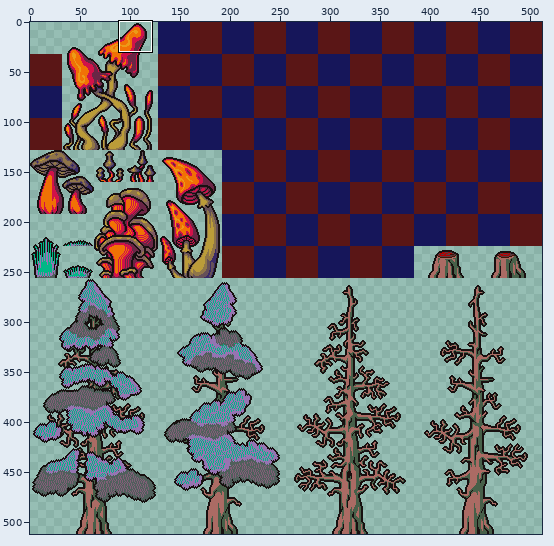
Sprite sheet, stored at ENTROPY/Graphics/Tilesets/Wilderness2.png. The first picture is a wide view before the edit; the outline marks the close-up.
Close-up. The starting point:
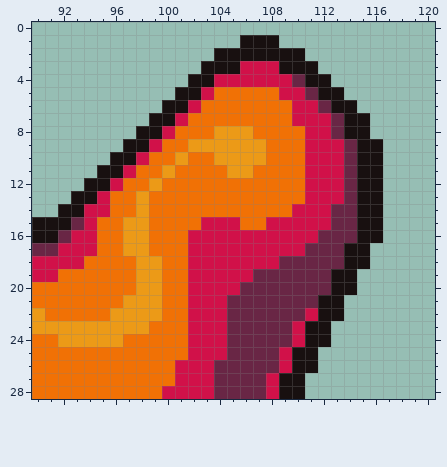
The file is 512x512 pixels. Shown: x 90..120, y 0..28. The commit also changed other parts of the picture, which this record leaves out.
The result:
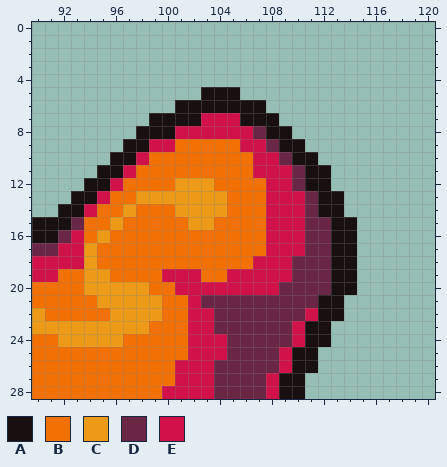
Palette (. is transparent): A #181010  B #f17105  C #ec9a17  D #692645  E #d11149
Edits made:
Colour B gives way to colour A in row 5 at x 104 to 105; in row 6 at x 103 to 107; in row 7 at x 102 and 106 to 108; in row 8 at x 108 to 109; in row 9 at x 109 to 110; in row 10 at x 110.
Colour D gives way to colour A in row 14 at x 113; in rows 15 to 16 at x 113 to 114; in rows 17 to 18 at x 113.
Colour E gives way to colour A in row 5 at x 103; in row 6 at x 102; in row 7 at x 101; in row 8 at x 100; in row 10 at x 111; in rows 11 to 12 at x 111 to 112.
Colour E gives way to colour A in row 13 at x 112 to 113; in row 14 at x 112.
Colour C gives way to colour B in row 9 at x 102 to 105; in row 10 at x 101 and 104 to 106; in row 11 at x 100 and 105 to 106; in row 12 at x 99; in row 14 at x 98; in rows 15 to 17 at x 97 to 98.
Colour C gives way to colour B in rows 18 to 19 at x 98 to 99; in row 20 at x 99.
Colour E gives way to colour B in row 14 at x 95; in row 15 at x 94 and 104 to 105; in row 16 at x 94 and 102 to 107; in row 17 at x 102 to 107; in row 18 at x 102 to 106; in row 19 at x 103 to 104.
Colour B gives way to colour C in row 12 at x 101 to 103; in row 13 at x 99 to 104; in row 14 at x 97 and 101 to 104; in row 15 at x 96 and 102; in row 16 at x 95; in row 18 at x 94.
Colour B gives way to colour C in row 19 at x 94 to 95; in row 20 at x 94 to 97; in row 21 at x 95 to 96.
Colour E gives way to colour C in row 15 at x 103; in row 17 at x 94.
Colour B gives way to colour D in row 8 at x 107; in row 9 at x 108; in row 10 at x 109; in rows 11 to 12 at x 110.
Colour E gives way to colour D in rows 13 to 14 at x 111; in row 15 at x 111 to 112; in row 16 at x 111; in row 21 at x 103 to 104; in rows 22 to 23 at x 104.
Colour B gives way to colour E in row 7 at x 103 to 105; in row 8 at x 101 to 103; in row 9 at x 100; in row 10 at x 108; in row 11 at x 107 to 109; in row 12 at x 108 to 109.
Colour B gives way to colour E in row 13 at x 108 to 110; in row 14 at x 108 to 109; in row 19 at x 100 to 101; in row 20 at x 101.
Colour C gives way to colour E in row 8 at x 104 to 106; in row 9 at x 106 to 107; in row 10 at x 107.
Colour D gives way to colour E in row 18 at x 109; in row 19 at x 107 to 109; in row 20 at x 106 to 108.
The author cleared colour A in row 1 at x 106 to 108; in row 2 at x 104 to 110; in row 3 at x 103 to 105 and 109 to 111; in row 4 at x 102 to 103 and 111 to 112; in row 5 at x 101 to 102 and 112 to 113; in row 6 at x 100 and 113 to 114.
The author cleared colour A in rows 7 to 8 at x 114 to 115; in rows 9 to 16 at x 115 to 116; in rows 17 to 18 at x 115.
The author cleared colour B in row 5 at x 106 to 108; in row 6 at x 108 to 109; in row 7 at x 109; in row 8 at x 110.
The author cleared colour D in row 4 at x 110; in row 5 at x 111; in row 6 at x 112; in rows 7 to 8 at x 113; in rows 9 to 14 at x 114.
The author cleared colour E in row 3 at x 106 to 108; in row 4 at x 104 to 109; in row 5 at x 109 to 110; in row 6 at x 110 to 111; in row 7 at x 110 to 112; in row 8 at x 111 to 112.
The author cleared colour E in row 9 at x 111 to 113; in row 10 at x 112 to 113; in rows 11 to 12 at x 113.
Pixel boxes of the changes (left, top, right, bottom) in both close-ups:
changed: (84, 35, 383, 334)
